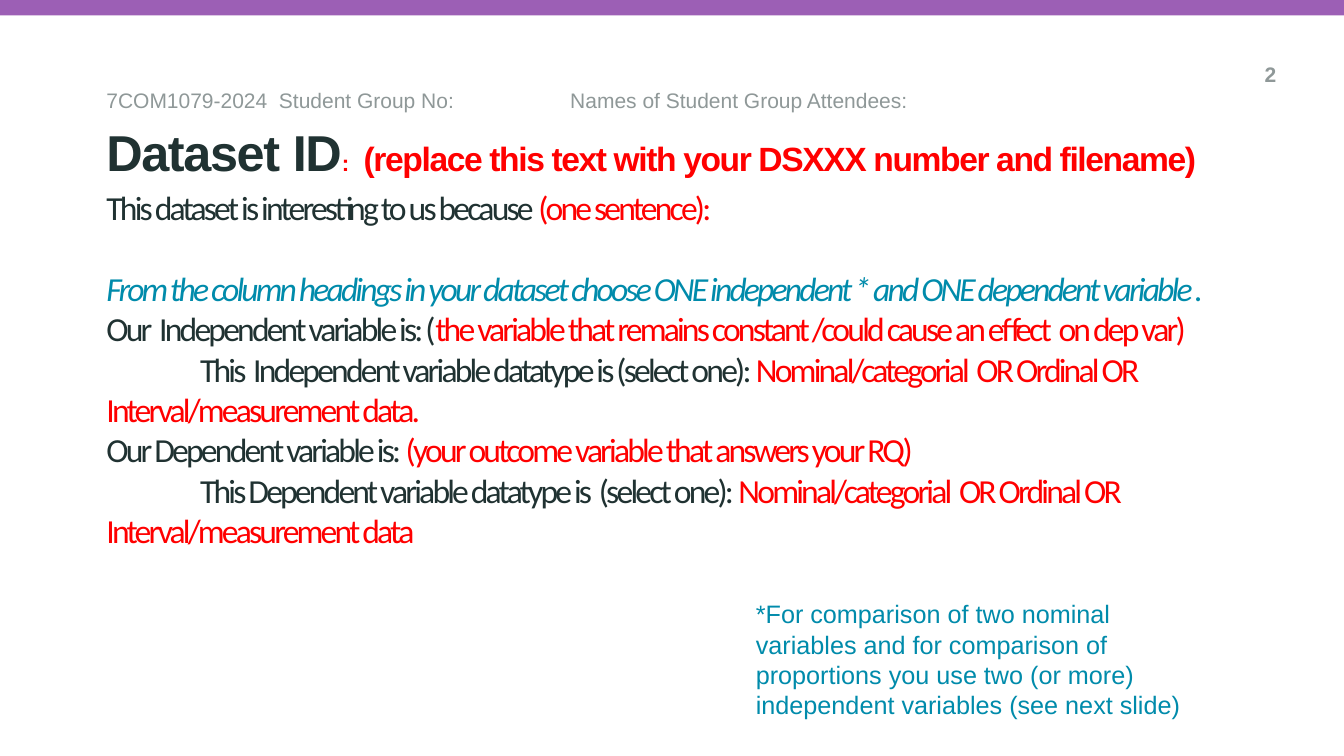
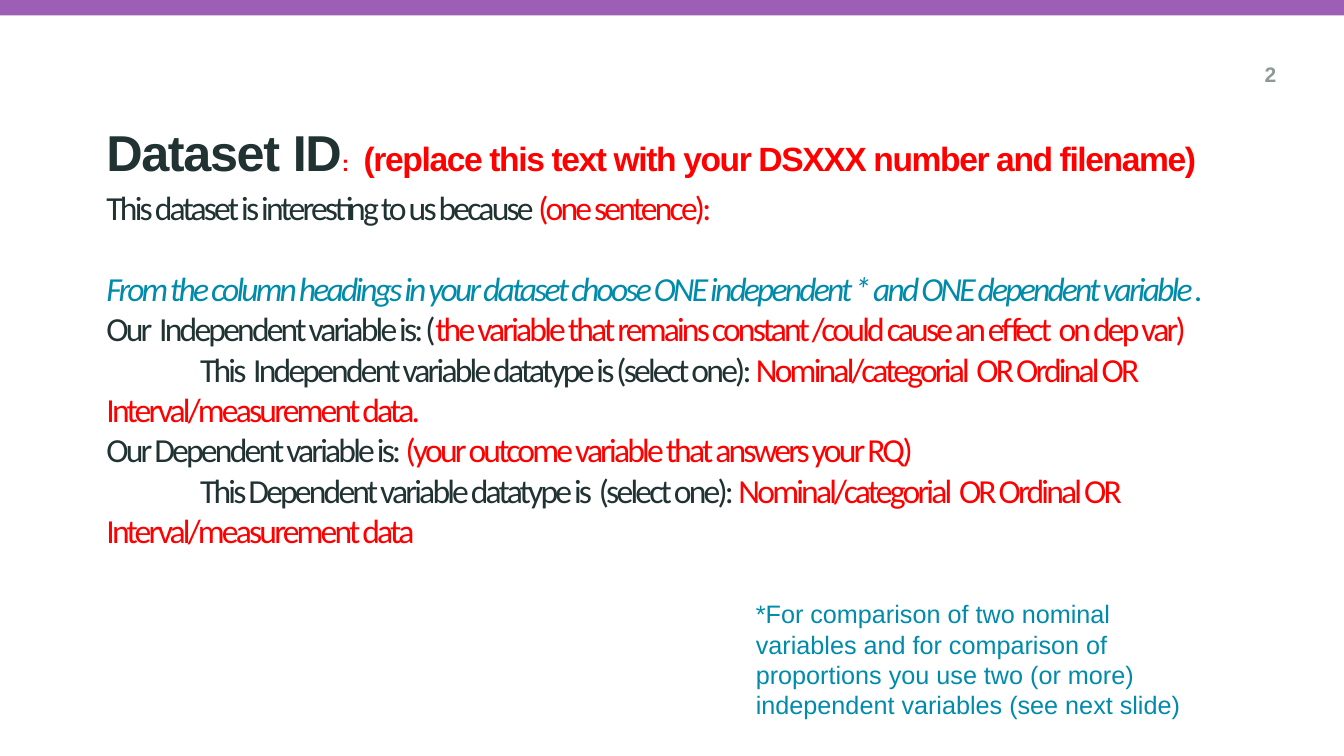
Before and after one commit to esu0hg/Group_A169, a slide deck: slide 4 of reseach_question_presentation_template.pptx (slide 3 before the commit). Drawn at 1344x756 pixels with LibreOffice and Linux fonts; fonts in the diff are those of the drawing; background and template pictures are left out. Boxes give left, top, right and bottom in pixels: in the first picture for what was removed or moved away, otherwise in the second. Text is boxed around its words. In the diff, an @@ line names an element or a change of style, - is before the commit and + after.

```diff
--- a/reseach_question_presentation_template.pptx
+++ b/reseach_question_presentation_template.pptx
@@ text removed at box(106, 93, 907, 112) @@
-7COM1079-2024 Student Group No: Names of Student Group Attendees:
```
Also in this commit, not shown: 1 other slide changed, 1 slide added.
